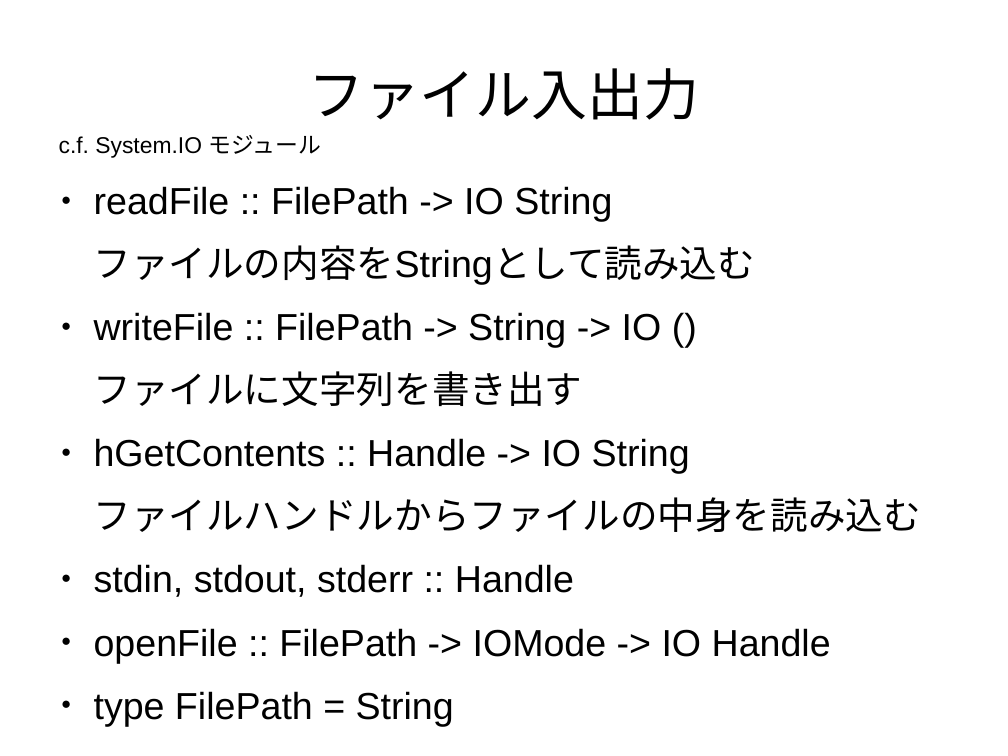
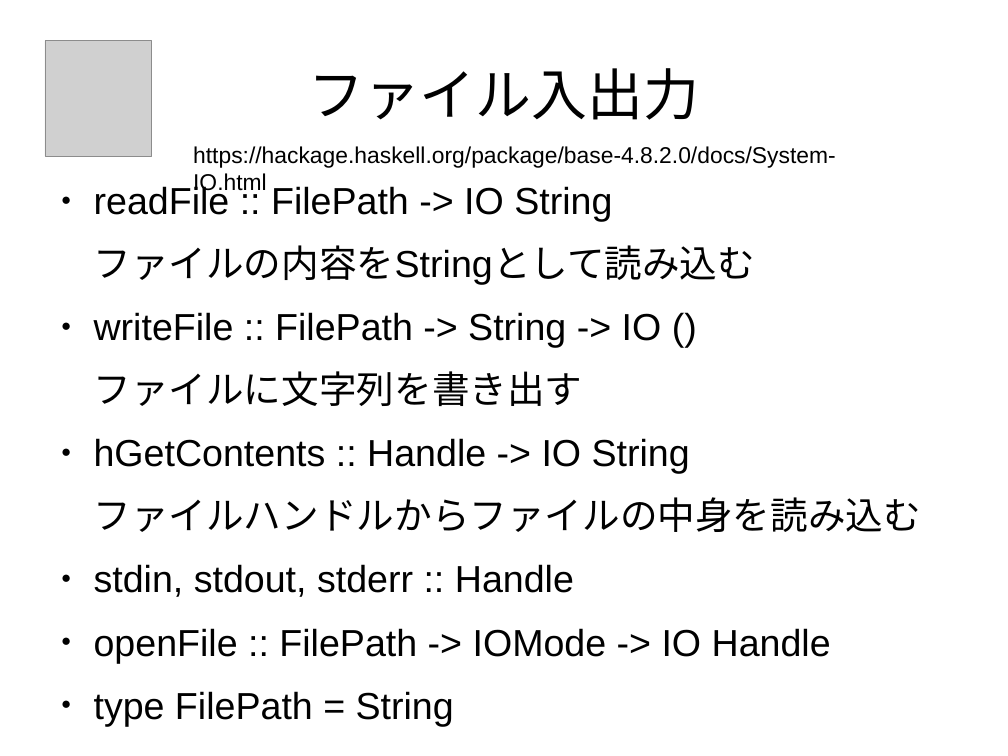
Before and after one commit to nushio3/learn-haskell, a slide deck: slide 13 of Tsukuba-2016.odp (slide 12 before the commit). Drawn at 1008x756 pixels with LibreOffice and Linux fonts; fonts in the diff are those of the drawing; grey boxes stand for pictures. Boxes give left, top, right and bottom in pixels: in the first picture for what was removed or moved away, otherwise in the second. Text is boxed around its words. In the diff, an @@ line names an element or a change of style, - is before the commit and + after.

```diff
--- a/Tsukuba-2016.odp
+++ b/Tsukuba-2016.odp
@@ picture added at (45, 41, 151, 156) @@
@@ text removed at (59, 135, 321, 158) @@
-c.f. System.IO モジュール
@@ text added at (193, 146, 836, 196), 18 pt, text #000000 @@
+https://hackage.haskell.org/package/base-4.8.2.0/docs/System-IO.html
```
Also in this commit, not shown: 10 other slides changed, 16 slides added, 2 slides removed.
